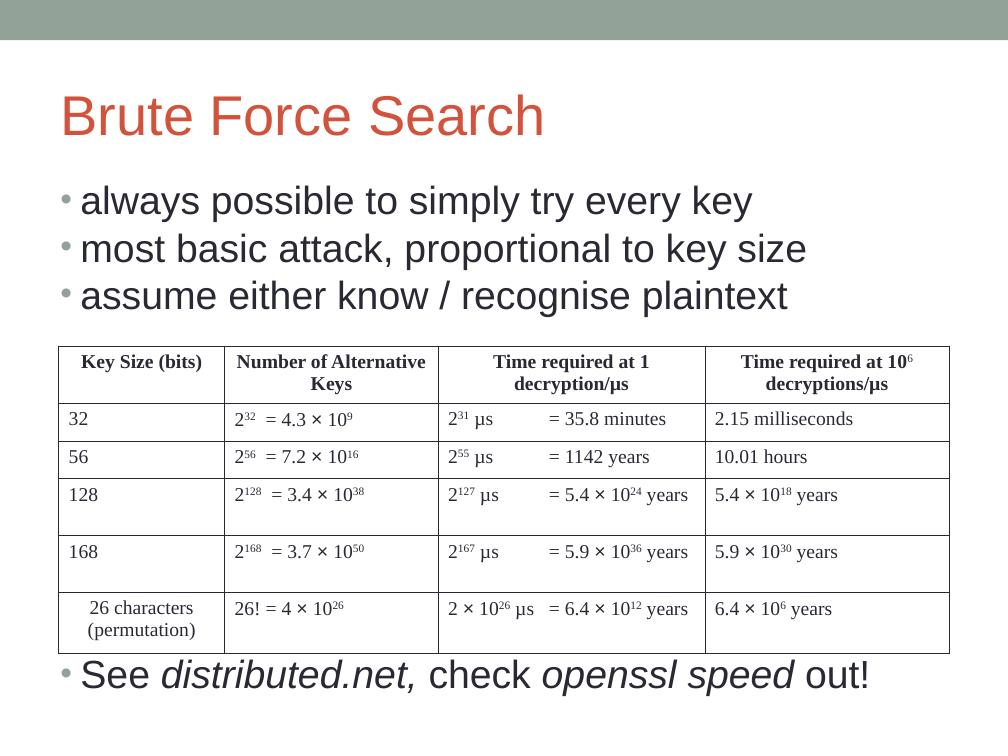
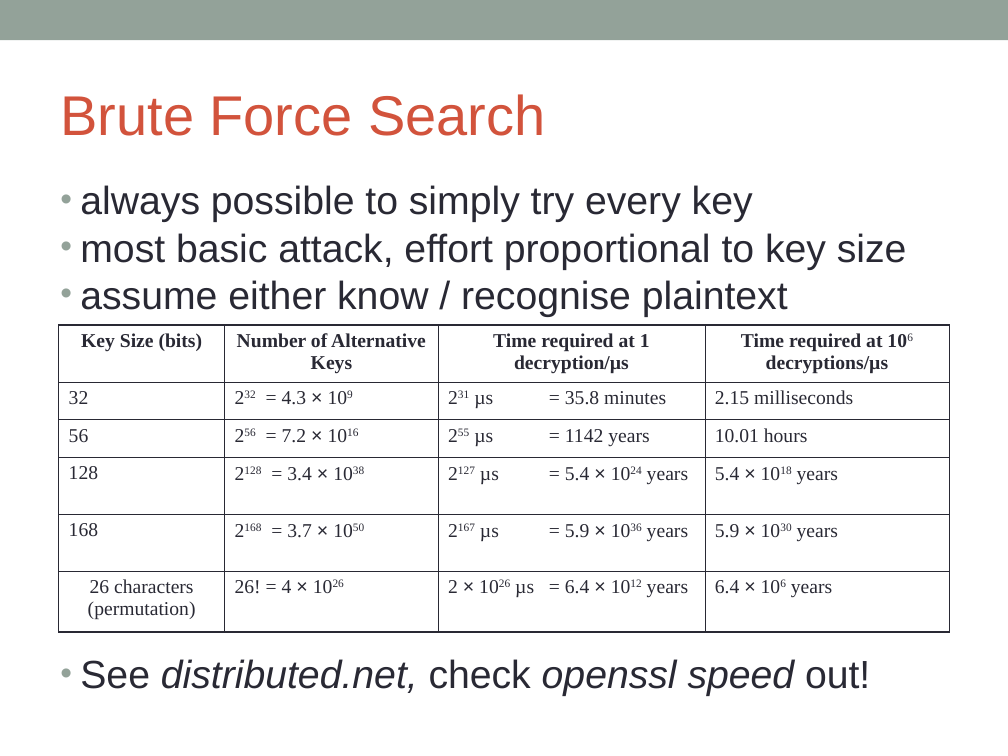
Before and after one commit to DeMaCS-UNICAL/NetworkSecurity, a slide deck: slide 13 of slides/ch02-SimmetricCryptography.ppt (slide 8 before the commit). Drawn at 1008x756 pixels with LibreOffice and Linux fonts; fonts in the diff are those of the drawing. Boxes give left, top, right and bottom in pixels: in the first picture for what was removed or moved away, otherwise in the second. Text is boxed around its words. In the diff, an @@ line names an element or a change of style, - is before the commit and + after.

```diff
--- a/slides/ch02-SimmetricCryptography.ppt
+++ b/slides/ch02-SimmetricCryptography.ppt
@@ text at <box>80,233,907,270</box>: text changed @@
-• most basic attack, proportional to key size
+• most basic attack, effort proportional to key size
@@ table: place and size @@
-table at <box>58,347,950,654</box>
+table at <box>58,325,950,632</box>
```
Also in this commit, not shown: 16 other slides changed, 1 slide added, 1 other file.
